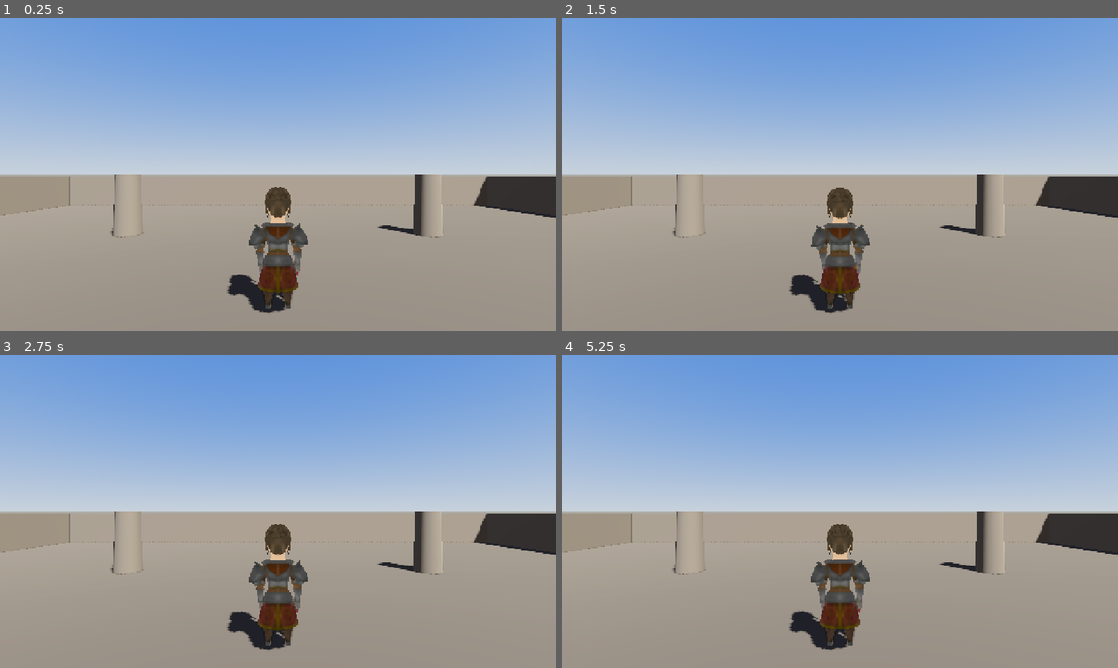
Above: before the commit, frames 1-4 (two rows, left to right).
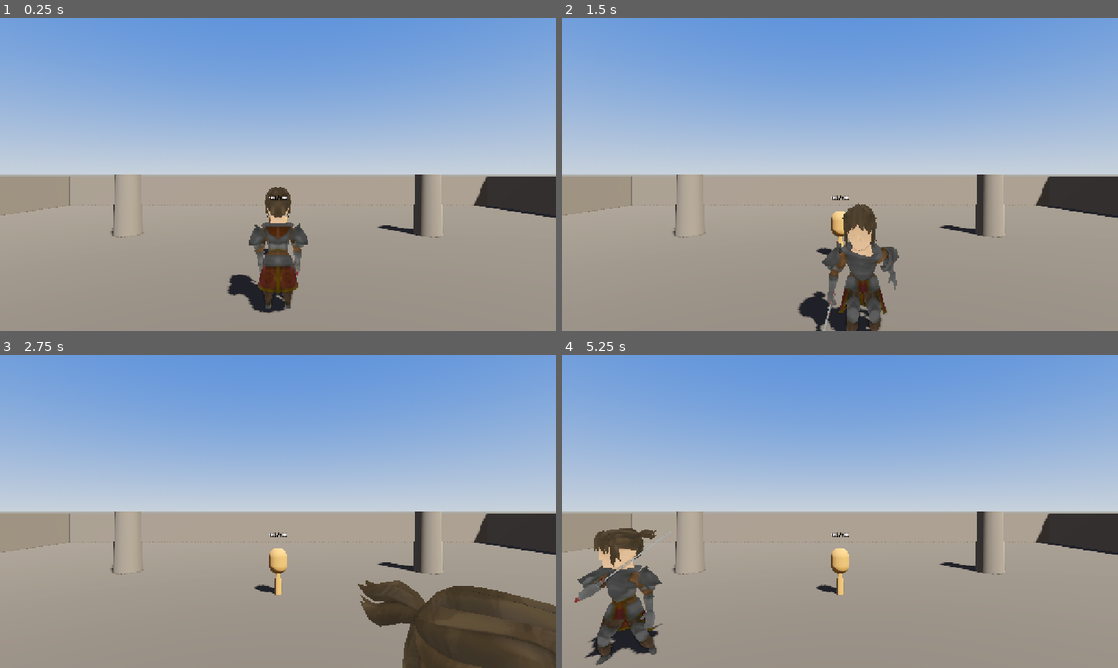
Above: after the commit, the same moments.

Repository: muzzammilminhas/ironhold
Game: Godot game, scene res://scenes/Main.tscn
Same seed, same stepped clock (60 frames per second), same inputs: the game is played once before the commit and once after it.
Inputs:
- Up to frame 1 (0.25 s): no input
- Up to frame 2 (1.5 s): tap Enter at 0.5 s; hold D (move_right) 0.53-1.28 s; tap Space (attack) at 0.6 s; tap Shift (dodge) at 0.8, 1.35 s; hold S (move_back) from 1.28 s (still down)
- Up to frame 3 (2.75 s): tap Space (attack) at 1.55, 2.1 s; release S (move_back) at 2.03 s; hold D (move_right) from 2.03 s (still down); tap Shift (dodge) at 2.3 s
- Up to frame 4 (5.25 s): release D (move_right) at 2.78 s; hold W (move_forward) 2.78-3.53 s; tap Shift (dodge) at 2.85, 3.8, 4.35 s; tap Space (attack) at 3.05, 3.6, 4.55, 5.1 s; hold A (move_left) 3.53-5.03 s; hold S (move_back) from 5.03 s (still down)

The runs differ from the first frame. In frame 1, less than 0.1% of the frame differs, in the area x 45-52%, y 56-76%; in frame 2, 4.7%; in frame 3, 10%, in the area x 40-100%, y 54-100%; in frame 4, 6.8%.

Commit message:
Phase 2: player movement and combat
- CharacterBody3D movement is camera-relative (WASD moves relative to the
  chase camera's current heading, not world axes), with the player rotating
  smoothly to face the movement direction.
- Auto-targeted melee attack: on attack input, finds the nearest node in the
  "damageable" group within strike range, faces it, plays Sword_Attack, and
  applies damage at a hit-frame timed as a fraction of the clip's actual
  length (0.83s) rather than a hardcoded guess.
- Dodge roll: camera-relative burst of speed on a cooldown, falls back to
  current facing if no direction is held.
- Animation state (Idle/Run/Sword_Attack/Roll) is derived from movement/
  attack/dodge flags each physics frame instead of being driven directly by
  input, so it can't desync from a one-shot action mid-playback.
- TrainingDummy.tscn + training_dummy.gd: a practice target implementing the
  take_damage(amount, source) contract that real enemies will also use in
  Phase 4, with a floating HP label and hit-flash for visible feedback.
- tools/phase2_test.gd: automated smoke test (no human input available in
  this environment) that drives Input action state directly to verify
  movement, attack damage, and dodge displacement. All three pass.

Co-Authored-By: Claude Sonnet 5 <noreply@anthropic.com>

Diff:
--- a/scenes/Main.tscn
+++ b/scenes/Main.tscn
@@ -1,8 +1,9 @@
-[gd_scene load_steps=4 format=3]
+[gd_scene load_steps=5 format=3]
 
 [ext_resource type="PackedScene" path="res://scenes/Arena.tscn" id="1"]
 [ext_resource type="PackedScene" path="res://scenes/Player.tscn" id="2"]
 [ext_resource type="Script" path="res://scripts/camera_rig.gd" id="3"]
+[ext_resource type="PackedScene" path="res://scenes/TrainingDummy.tscn" id="4"]
 
 [node name="Main" type="Node3D"]
 
@@ -10,6 +11,9 @@
 
 [node name="Player" parent="." instance=ExtResource("2")]
 transform = Transform3D(1, 0, 0, 0, 1, 0, 0, 0, 1, 0, 0, 0)
+
+[node name="TrainingDummy" parent="." instance=ExtResource("4")]
+transform = Transform3D(1, 0, 0, 0, 1, 0, 0, 0, 1, 0, 0, -4)
 
 [node name="CameraRig" type="Node3D" parent="."]
 transform = Transform3D(1, 0, 0, 0, 1, 0, 0, 0, 1, 0, 3.2, 6.5)
--- /dev/null
+++ b/scenes/TrainingDummy.tscn
@@ -0,0 +1,45 @@
+[gd_scene load_steps=6 format=3]
+
+[ext_resource type="Script" path="res://scripts/training_dummy.gd" id="1"]
+
+[sub_resource type="CapsuleMesh" id="CapsuleMesh_torso"]
+radius = 0.35
+height = 1.0
+
+[sub_resource type="StandardMaterial3D" id="Material_torso"]
+albedo_color = Color(0.65, 0.5, 0.3, 1)
+roughness = 0.9
+
+[sub_resource type="CylinderMesh" id="CylinderMesh_post"]
+top_radius = 0.1
+bottom_radius = 0.12
+height = 1.0
+
+[sub_resource type="CapsuleShape3D" id="CapsuleShape3D_torso"]
+radius = 0.35
+height = 1.0
+
+[node name="TrainingDummy" type="StaticBody3D"]
+script = ExtResource("1")
+
+[node name="MeshInstance3D" type="MeshInstance3D" parent="."]
+transform = Transform3D(1, 0, 0, 0, 1, 0, 0, 0, 1, 0, 1.3, 0)
+mesh = SubResource("CapsuleMesh_torso")
+surface_material_override/0 = SubResource("Material_torso")
+
+[node name="Post" type="MeshInstance3D" parent="."]
+transform = Transform3D(1, 0, 0, 0, 1, 0, 0, 0, 1, 0, 0.5, 0)
+mesh = SubResource("CylinderMesh_post")
+surface_material_override/0 = SubResource("Material_torso")
+
+[node name="CollisionShape3D" type="CollisionShape3D" parent="."]
+transform = Transform3D(1, 0, 0, 0, 1, 0, 0, 0, 1, 0, 1.3, 0)
+shape = SubResource("CapsuleShape3D_torso")
+
+[node name="HealthLabel" type="Label3D" parent="."]
+transform = Transform3D(1, 0, 0, 0, 1, 0, 0, 0, 1, 0, 2.3, 0)
+billboard = 1
+no_depth_test = true
+font_size = 32
+outline_size = 8
+text = "100 / 100"
--- a/scripts/player_controller.gd
+++ b/scripts/player_controller.gd
@@ -1,13 +1,177 @@
 extends CharacterBody3D
-## Player controller. Phase 1: model + idle animation only.
-## Movement, attack, and dodge land in Phase 2.
+## Player controller: camera-relative movement, an auto-targeted melee attack,
+## and a dodge roll. Animation state is derived from movement/attack/dodge
+## flags each physics frame rather than driven directly by input, so it stays
+## correct even while a one-shot action (attack, dodge) is playing.
+##
+## Melee hit detection uses a distance + range check against the "damageable"
+## group rather than a physical hitbox Area3D — simpler, and standard for
+## auto-targeted action combat where the weapon's exact swing volume doesn't
+## need to matter.
+
+const MOVE_SPEED := 5.5
+const ROTATION_SPEED := 10.0
+const DODGE_SPEED := 9.5
+const DODGE_DURATION := 0.32
+const DODGE_COOLDOWN := 0.9
+const ATTACK_RANGE := 2.2
+const ATTACK_DAMAGE := 18.0
+const ATTACK_COOLDOWN := 0.5
+const GRAVITY := 18.0
+
+@export var camera_rig_path: NodePath = ^"../CameraRig"
 
 @onready var model_pivot: Node3D = $ModelPivot
 @onready var _anim_player: AnimationPlayer = _find_animation_player(model_pivot)
+@onready var _camera_rig: Node3D = get_node_or_null(camera_rig_path)
+
+var _dodge_timer := 0.0
+var _dodge_cooldown_timer := 0.0
+var _dodge_direction := Vector3.ZERO
+var _attack_cooldown_timer := 0.0
+var _is_attacking := false
+var _attack_target: Node3D = null
+var _vertical_velocity := 0.0
 
 func _ready() -> void:
+	add_to_group("player")
 	if _anim_player and _anim_player.has_animation("Idle"):
 		_anim_player.play("Idle")
+	GameState.start_run(randi())
+
+func _physics_process(delta: float) -> void:
+	_attack_cooldown_timer = maxf(0.0, _attack_cooldown_timer - delta)
+	_dodge_cooldown_timer = maxf(0.0, _dodge_cooldown_timer - delta)
+
+	if is_on_floor():
+		_vertical_velocity = -0.5
+	else:
+		_vertical_velocity -= GRAVITY * delta
+
+	if _dodge_timer > 0.0:
+		_dodge_timer -= delta
+		velocity.x = _dodge_direction.x * DODGE_SPEED
+		velocity.z = _dodge_direction.z * DODGE_SPEED
+	elif _is_attacking:
+		velocity.x = 0.0
+		velocity.z = 0.0
+	else:
+		_handle_movement(delta)
+
+	velocity.y = _vertical_velocity
+	move_and_slide()
+
+	if not _is_attacking and _dodge_timer <= 0.0:
+		if Input.is_action_just_pressed("dodge") and _dodge_cooldown_timer <= 0.0:
+			_start_dodge()
+		elif Input.is_action_just_pressed("attack") and _attack_cooldown_timer <= 0.0:
+			_start_attack()
+
+	_update_animation()
+
+func _handle_movement(delta: float) -> void:
+	var input_dir := Input.get_vector("move_left", "move_right", "move_forward", "move_back")
+	if input_dir.length_squared() < 0.0001:
+		velocity.x = 0.0
+		velocity.z = 0.0
+		return
+	var move_dir := _camera_relative_direction(input_dir)
+	velocity.x = move_dir.x * MOVE_SPEED
+	velocity.z = move_dir.z * MOVE_SPEED
+	_face_direction(move_dir, delta)
+
+func _camera_relative_direction(input_dir: Vector2) -> Vector3:
+	var basis := _camera_rig.global_transform.basis if _camera_rig else Basis.IDENTITY
+	var forward := basis.z
+	forward.y = 0.0
+	var right := basis.x
+	right.y = 0.0
+	if forward.length_squared() < 0.0001 or right.length_squared() < 0.0001:
+		return Vector3.ZERO
+	var dir := right.normalized() * input_dir.x + forward.normalized() * input_dir.y
+	return dir.normalized() if dir.length_squared() > 0.0001 else Vector3.ZERO
+
+## Godot's forward is -Z; for a flat direction (dx, dz), the yaw that makes a
+## node face it is atan2(-dx, -dz).
+func _face_direction(dir: Vector3, delta: float) -> void:
+	if dir.length_squared() < 0.0001:
+		return
+	var target_yaw := atan2(-dir.x, -dir.z)
+	rotation.y = lerp_angle(rotation.y, target_yaw, 1.0 - exp(-ROTATION_SPEED * delta))
+
+func _face_point_instant(point: Vector3) -> void:
+	var dir := point - global_position
+	dir.y = 0.0
+	if dir.length_squared() < 0.0001:
+		return
+	rotation.y = atan2(-dir.x, -dir.z)
+
+func _start_dodge() -> void:
+	var input_dir := Input.get_vector("move_left", "move_right", "move_forward", "move_back")
+	var dir := _camera_relative_direction(input_dir)
+	if dir.length_squared() < 0.0001:
+		dir = -transform.basis.z # no input: dodge in the direction currently faced
+	_dodge_direction = dir
+	_dodge_timer = DODGE_DURATION
+	_dodge_cooldown_timer = DODGE_COOLDOWN
+	_face_direction(dir, 1.0)
+	if _anim_player and _anim_player.has_animation("Roll"):
+		_anim_player.play("Roll")
+
+func _start_attack() -> void:
+	_is_attacking = true
+	# Player doesn't move while attacking, so the target must already be
+	# within strike range for the swing (below) to actually connect.
+	_attack_target = _find_nearest_damageable(ATTACK_RANGE)
+	if _attack_target:
+		_face_point_instant(_attack_target.global_position)
+	var length := 0.6
+	var anim_name := "Sword_Attack"
+	if _anim_player and _anim_player.has_animation(anim_name):
+		_anim_player.play(anim_name)
+		length = _anim_player.get_animation(anim_name).length
+	_attack_cooldown_timer = maxf(ATTACK_COOLDOWN, length * 0.9)
+	# Impact and recovery are timed as fractions of the clip's real length
+	# rather than hardcoded seconds, so timing stays correct regardless of
+	# the source animation's actual duration.
+	get_tree().create_timer(length * 0.45).timeout.connect(_apply_attack_damage)
+	get_tree().create_timer(length * 0.9).timeout.connect(_end_attack)
+
+func _apply_attack_damage() -> void:
+	if _attack_target and is_instance_valid(_attack_target) and _attack_target.has_method("take_damage"):
+		var dist := global_position.distance_to(_attack_target.global_position)
+		if dist <= ATTACK_RANGE + 0.4:
+			_attack_target.take_damage(ATTACK_DAMAGE, self)
+	_attack_target = null
+
+func _end_attack() -> void:
+	_is_attacking = false
+
+func _find_nearest_damageable(radius: float) -> Node3D:
+	var nearest: Node3D = null
+	var nearest_dist := radius
+	for node in get_tree().get_nodes_in_group("damageable"):
+		if node == self or not (node is Node3D):
+			continue
+		var n3d: Node3D = node
+		var d := global_position.distance_to(n3d.global_position)
+		if d <= nearest_dist:
+			nearest_dist = d
+			nearest = n3d
+	return nearest
+
+func _update_animation() -> void:
+	if not _anim_player:
+		return
+	var desired := "Idle"
+	if _dodge_timer > 0.0:
+		desired = "Roll"
+	elif _is_attacking:
+		desired = "Sword_Attack"
+	elif Vector2(velocity.x, velocity.z).length() > 0.3:
+		desired = "Run"
+	if _anim_player.has_animation(desired) and _anim_player.current_animation != desired:
+		_anim_player.play(desired)
 
 func _find_animation_player(root: Node) -> AnimationPlayer:
 	return root.find_child("AnimationPlayer", true, false) as AnimationPlayer
--- /dev/null
+++ b/scripts/training_dummy.gd
@@ -0,0 +1,53 @@
+extends StaticBody3D
+## Practice target: absorbs hits, shows a floating HP label, flashes on hit,
+## and respawns after a short delay once destroyed. Dev/test fixture used to
+## tune attack timing and damage feel (Phase 2) against something with real
+## state, ahead of real enemies landing in Phase 4.
+
+const MAX_HEALTH := 100.0
+const RESPAWN_DELAY := 2.0
+const HIT_COLOR := Color(1.0, 0.3, 0.25)
+const BASE_COLOR := Color(0.65, 0.5, 0.3)
+
+@onready var _mesh: MeshInstance3D = $MeshInstance3D
+@onready var _collision: CollisionShape3D = $CollisionShape3D
+@onready var _label: Label3D = $HealthLabel
+@onready var _material: StandardMaterial3D = _mesh.get_surface_override_material(0)
+
+var _health := MAX_HEALTH
+var _flash_tween: Tween
+
+func _ready() -> void:
+	add_to_group("damageable")
+	_update_label()
+
+func take_damage(amount: float, _source: Node) -> void:
+	if _health <= 0.0:
+		return
+	_health = maxf(0.0, _health - amount)
+	_update_label()
+	_flash_hit()
+	if _health <= 0.0:
+		_on_destroyed()
+
+func _update_label() -> void:
+	_label.text = "%d / %d" % [int(_health), int(MAX_HEALTH)]
+
+func _flash_hit() -> void:
+	if _flash_tween:
+		_flash_tween.kill()
+	_material.albedo_color = HIT_COLOR
+	_flash_tween = create_tween()
+	_flash_tween.tween_property(_material, "albedo_color", BASE_COLOR, 0.25)
+
+func _on_destroyed() -> void:
+	_mesh.visible = false
+	_collision.disabled = true
+	get_tree().create_timer(RESPAWN_DELAY).timeout.connect(_respawn)
+
+func _respawn() -> void:
+	_health = MAX_HEALTH
+	_mesh.visible = true
+	_collision.disabled = false
+	_material.albedo_color = BASE_COLOR
+	_update_label()
--- /dev/null
+++ b/tools/phase2_test.gd
@@ -0,0 +1,78 @@
+extends SceneTree
+## Dev utility: automated smoke test for movement/attack/dodge, since there's
+## no human at the keyboard in this environment. Drives Input action state
+## directly (same as any Godot input-automation bot) and asserts on resulting
+## world state. Not part of the shipped game.
+## Usage: godot --path . --script res://tools/phase2_test.gd
+
+var player: CharacterBody3D
+var dummy: Node
+
+func _initialize() -> void:
+	var packed: PackedScene = load("res://scenes/Main.tscn")
+	var instance := packed.instantiate()
+	get_root().add_child(instance)
+	player = instance.get_node("Player")
+	dummy = instance.get_node("TrainingDummy")
+	_run().call_deferred()
+
+func _run() -> Callable:
+	return func():
+		await _wait_frames(10)
+		var start_pos := player.global_position
+		print("start pos: ", start_pos)
+
+		# Movement test: hold forward for a bit, expect meaningful displacement.
+		Input.action_press("move_forward")
+		await _wait_frames(30)
+		Input.action_release("move_forward")
+		await _wait_frames(5)
+		var moved := player.global_position.distance_to(start_pos)
+		print("moved after move_forward: ", moved)
+		print("PASS move" if moved > 1.0 else "FAIL move")
+
+		# Close the remaining distance to the dummy (it's straight ahead along -Z).
+		for i in range(90):
+			var to_dummy: Vector3 = dummy.global_position - player.global_position
+			to_dummy.y = 0
+			if to_dummy.length() < 2.0:
+				break
+			Input.action_press("move_forward")
+			await _wait_frames(1)
+		Input.action_release("move_forward")
+		await _wait_frames(10)
+		print("distance to dummy before attack: ", player.global_position.distance_to(dummy.global_position))
+
+		var health_before: float = dummy.get("_health")
+		Input.action_press("attack")
+		await _wait_frames(2)
+		Input.action_release("attack")
+		await _wait_frames(90)
+		print("is_attacking after wait: ", player.get("_is_attacking"))
+		var health_after: float = dummy.get("_health")
+		print("dummy health before/after attack: ", health_before, " / ", health_after)
+		print("PASS attack" if health_after < health_before else "FAIL attack")
+
+		# Dodge test: measure displacement over a short, known window.
+		await _wait_frames(20)
+		print("is_attacking before dodge: ", player.get("_is_attacking"))
+		var pre_dodge := player.global_position
+		Input.action_press("move_left")
+		Input.action_press("dodge")
+		await _wait_frames(2)
+		Input.action_release("dodge")
+		Input.action_release("move_left")
+		await _wait_frames(25)
+		var dodge_dist := player.global_position.distance_to(pre_dodge)
+		print("dodge displacement: ", dodge_dist)
+		print("PASS dodge" if dodge_dist > 0.8 else "FAIL dodge")
+
+		if not DisplayServer.get_name() == "headless":
+			var img := get_root().get_texture().get_image()
+			img.save_png("C:/Users/muzza/AppData/Local/Temp/claude/D--Muzammil-Misc-Projects-Ironhold/162aba76-bc9f-4782-a171-4b0e5bd9efa5/scratchpad/phase2_combat.png")
+		print("DONE")
+		quit()
+
+func _wait_frames(n: int) -> void:
+	for i in range(n):
+		await process_frame
Not shown, added: scripts/training_dummy.gd.uid
Not shown, added: tools/capture_screenshot.gd.uid
Not shown, added: tools/phase2_test.gd.uid
